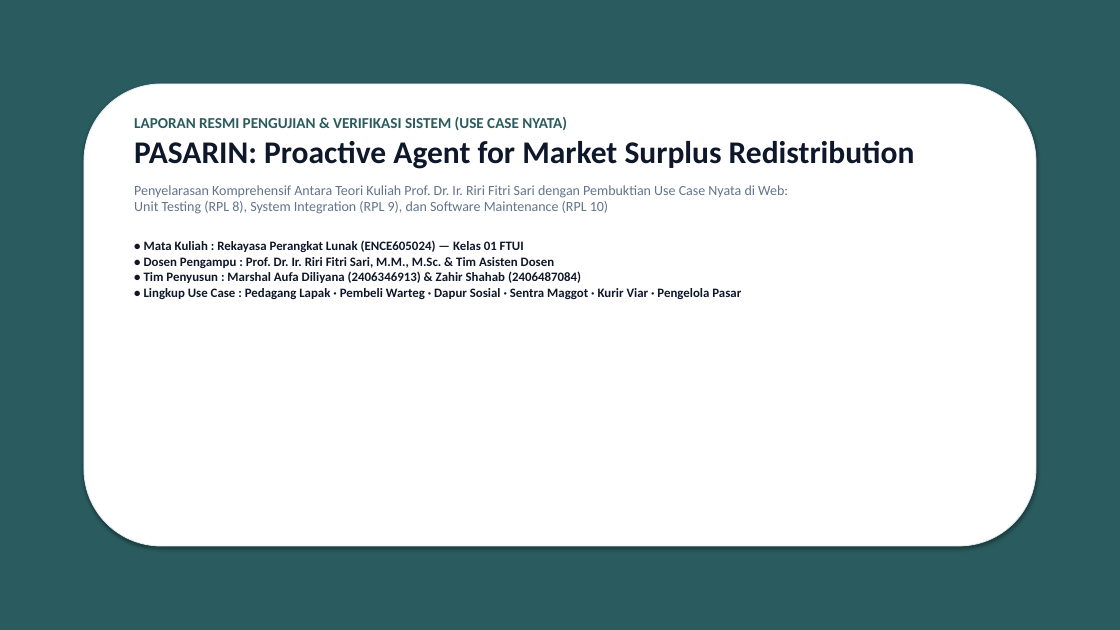
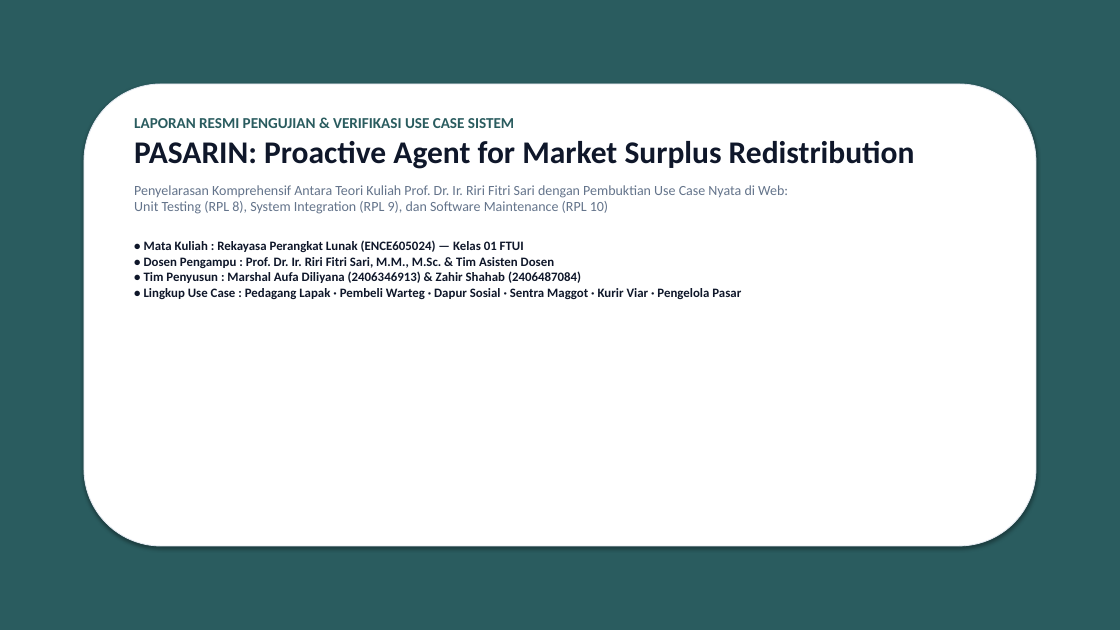
Before and after one commit to mrshlaf/pasarin, a slide deck: slide 1 of LAPORAN_PENGUJIAN_DAN_VERIFIKASI_SISTEM_PASARIN.pptx. Drawn at 1120x630 pixels with LibreOffice and Linux fonts; fonts in the diff are those of the drawing. Boxes give left, top, right and bottom in pixels: in the first picture for what was removed or moved away, otherwise in the second. Text is boxed around its words. In the diff, an @@ line names an element or a change of style, - is before the commit and + after.

```diff
--- a/LAPORAN_PENGUJIAN_DAN_VERIFIKASI_SISTEM_PASARIN.pptx
+++ b/LAPORAN_PENGUJIAN_DAN_VERIFIKASI_SISTEM_PASARIN.pptx
@@ text at [134, 118, 514, 128]: text changed @@
-LAPORAN RESMI PENGUJIAN & VERIFIKASI SISTEM (USE CASE NYATA)
+LAPORAN RESMI PENGUJIAN & VERIFIKASI USE CASE SISTEM
```
Also in this commit, not shown: 13 other slides changed, 2 slides added, 5 other files.
